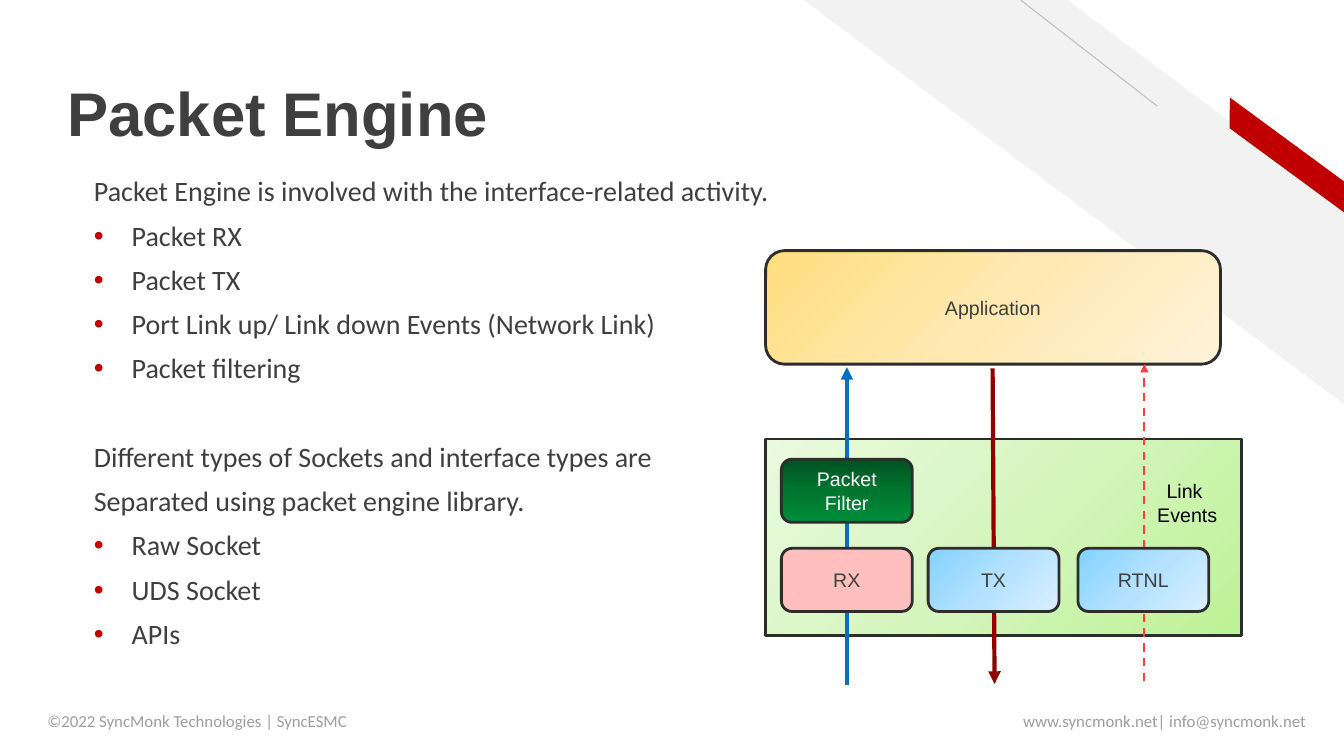
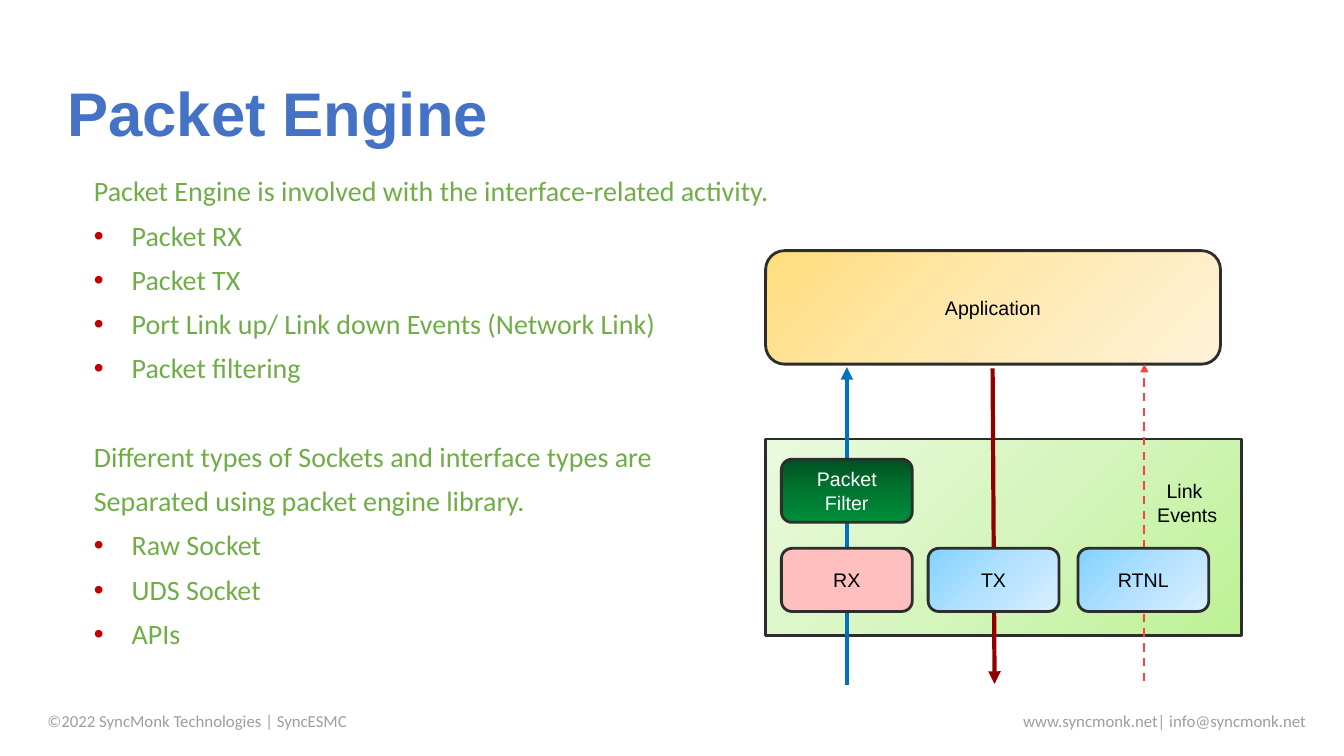
Before and after one commit to SiwaNetwork/QUANTUM, a slide deck: slide 10 of Time-Card/ДОКУМЕНТЫ/МАТЕРИАЛ СТАТЬИ/#65-SyncESMC - an ITU-T G.781 Multi-Clock ESMC Implementation.pptx. Drawn at 1344x756 pixels with LibreOffice and Linux fonts; fonts in the diff are those of the drawing; background and template pictures are left out. Boxes give left, top, right and bottom in pixels: in the first picture for what was removed or moved away, otherwise in the second. Text is boxed around its words. In the diff, an @@ line names an element or a change of style, - is before the commit and + after.

```diff
--- a/Time-Card/ДОКУМЕНТЫ/МАТЕРИАЛ СТАТЬИ/#65-SyncESMC - an ITU-T G.781 Multi-Clock ESMC Implementation.pptx
+++ b/Time-Card/ДОКУМЕНТЫ/МАТЕРИАЛ СТАТЬИ/#65-SyncESMC - an ITU-T G.781 Multi-Clock ESMC Implementation.pptx
@@ title "Packet Engine" at (x1=67, y1=91, x2=488, y2=148): text colour #3F3F3F to #4472C4 @@
@@ diag stripe removed at (x1=805, y1=0, x2=1344, y2=404) @@
@@ line removed from (1157, 106) to (1020, 0) @@
@@ parallelogram removed at (x1=1215, y1=98, x2=1344, y2=214) @@
@@ text "Packet Engine is involved with ..." at (x1=94, y1=181, x2=768, y2=644): text colour #3F3F3F to #70AD47 @@
@@ text colour #3F3F3F to #000000 in 4 elements at (x1=781, y1=548, x2=912, y2=612), (x1=929, y1=548, x2=1060, y2=612), (x1=766, y1=251, x2=1221, y2=365), (x1=1078, y1=548, x2=1209, y2=612) @@
```
Also in this commit, not shown: 19 other slides changed, 2 slides removed, 8 other files.
